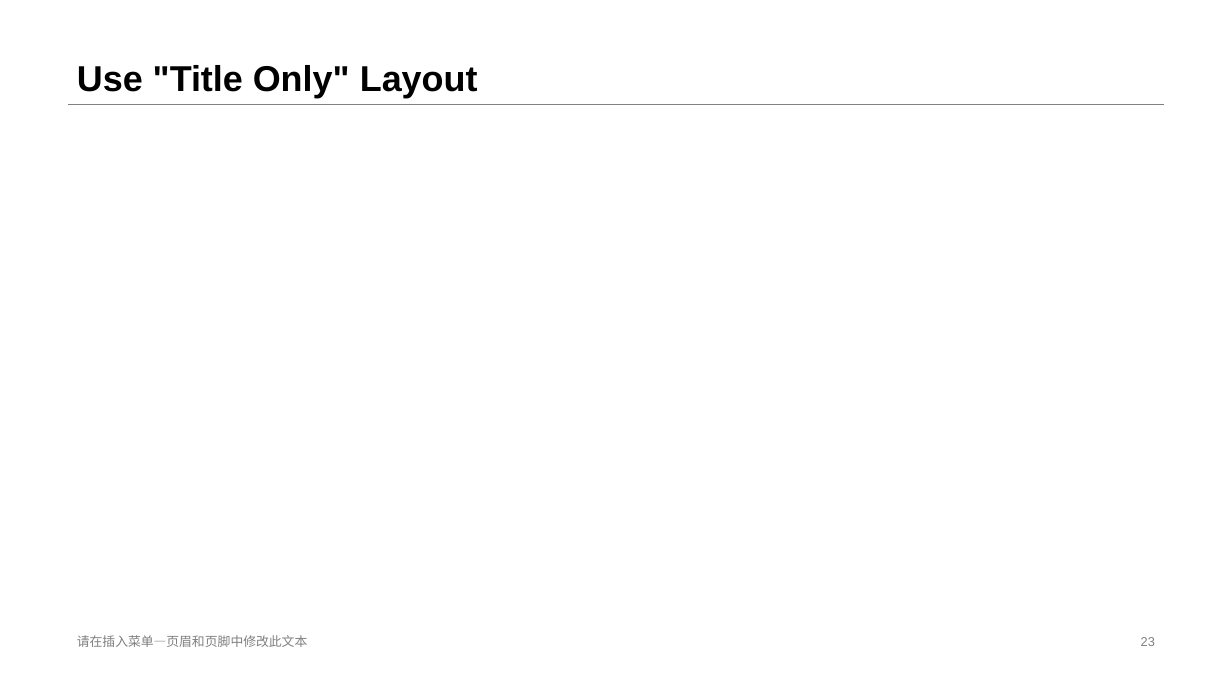
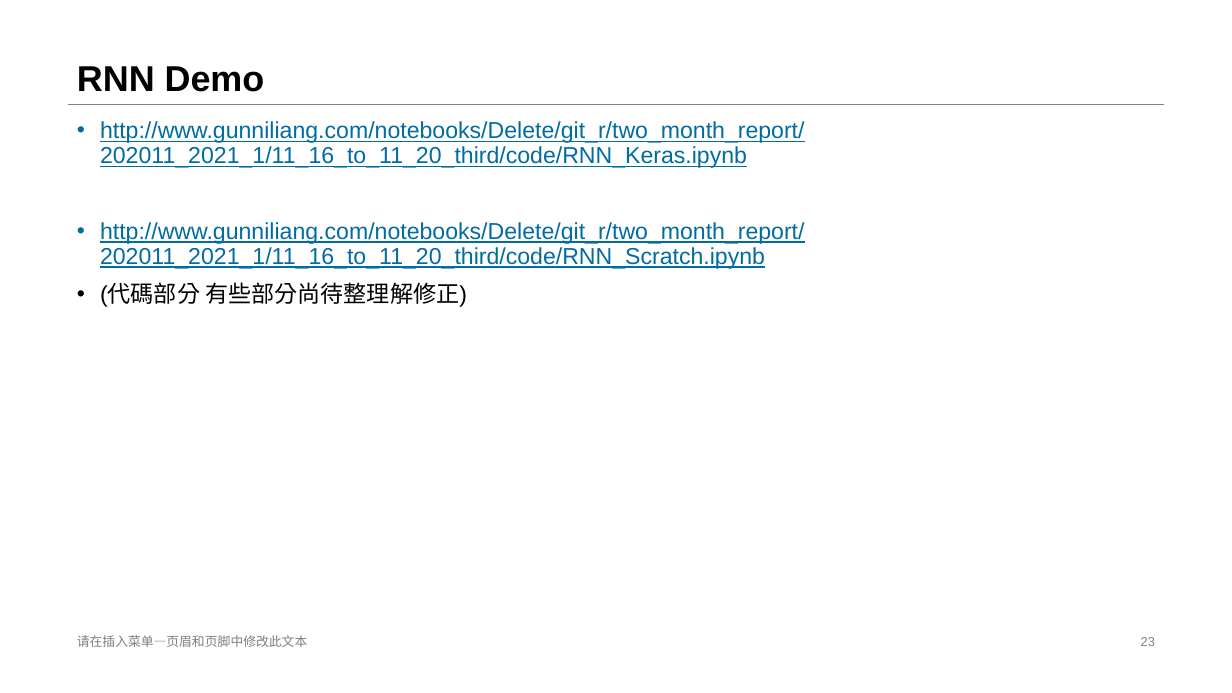
Before and after one commit to stereo720712/2020-11_2021-01_deep_learning_learn_report_record, a slide deck: slide 23 of 11_16_to_11_20_third/3.RNN.pptx. Drawn at 1232x693 pixels with LibreOffice and Linux fonts; fonts in the diff are those of the drawing. Boxes give left, top, right and bottom in pixels: in the first picture for what was removed or moved away, otherwise in the second. Text is boxed around its words. In the diff, an @@ line names an element or a change of style, - is before the commit and + after.

```diff
--- a/11_16_to_11_20_third/3.RNN.pptx
+++ b/11_16_to_11_20_third/3.RNN.pptx
@@ title at box(77, 66, 265, 92): text changed @@
-Use "Title Only" Layout
+RNN Demo
@@ text added at box(100, 121, 804, 307), 18 pt, text #016CA2, underline @@
+• http://www.gunniliang.com/notebooks/Delete/git_r/two_month_report/202011_2021_1/11_16_to_11_20_third/code/RNN_Keras.ipynb
+• http://www.gunniliang.com/notebooks/Delete/git_r/two_month_report/202011_2021_1/11_16_to_11_20_third/code/RNN_Scratch.ipynb
+• (代碼部分 有些部分尚待整理解修正)
```
Also in this commit, not shown: 2 other files.
